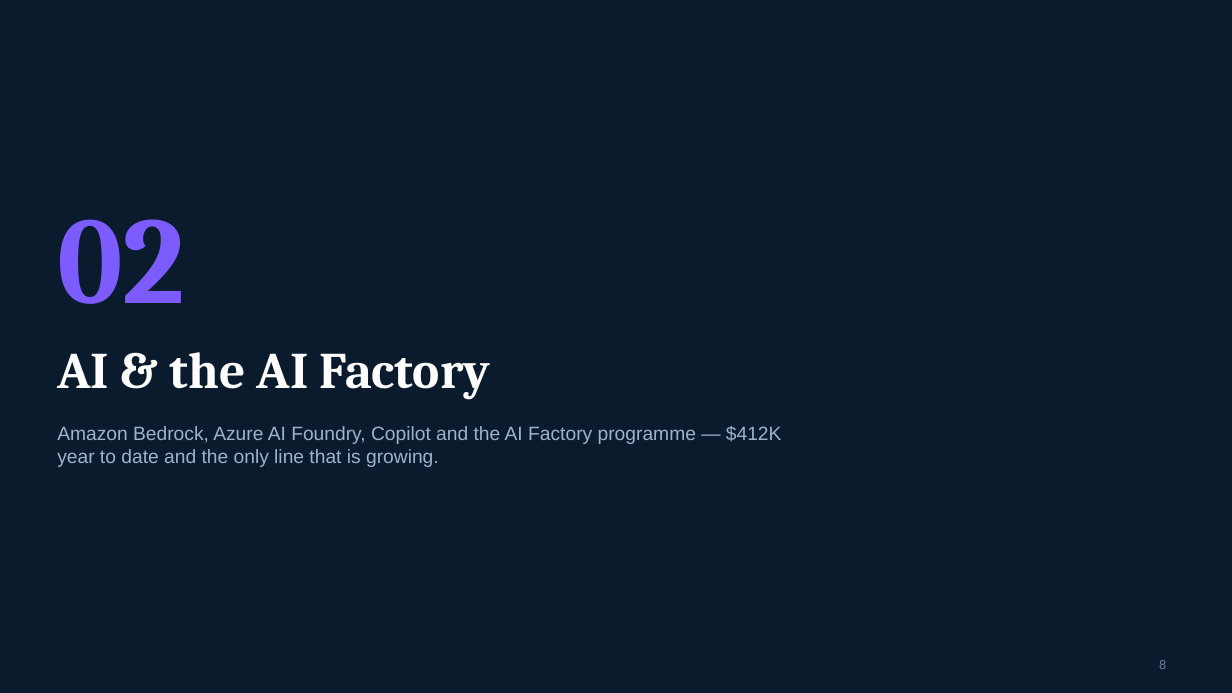
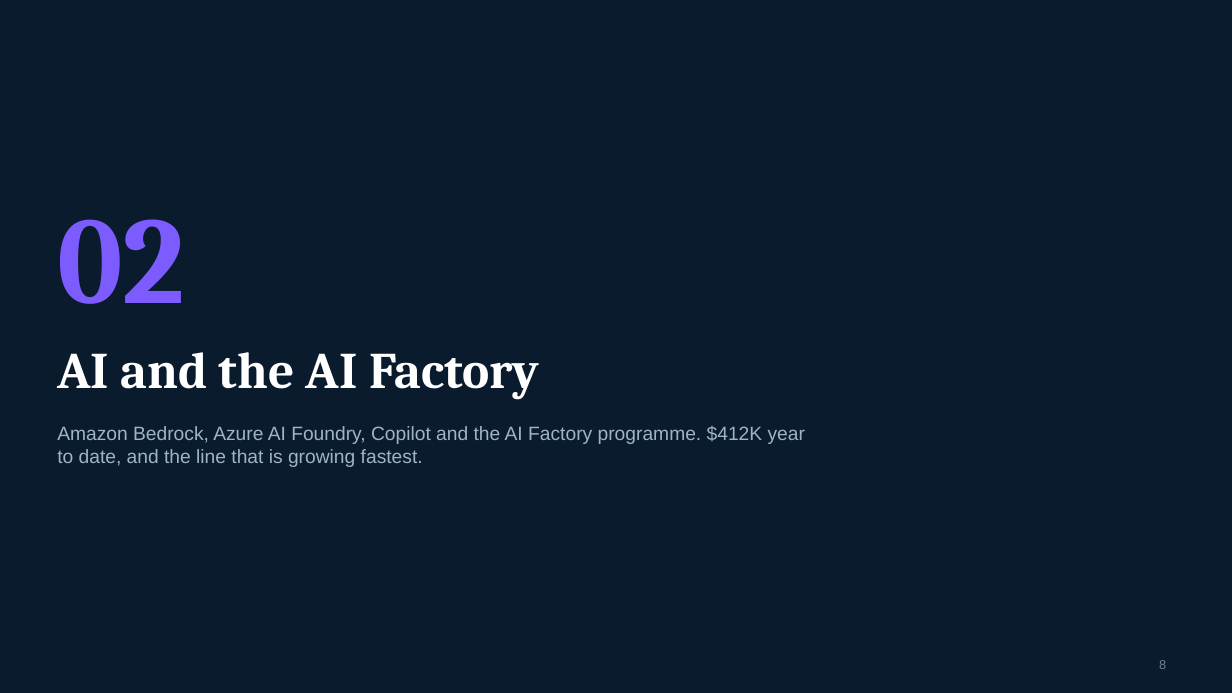
Before and after one commit to arielga5-code/Finops, a slide deck: slide 8 of presentations/Cloud_FinOps_Harel_FY2026_September.pptx. Drawn at 1232x693 pixels with LibreOffice and Linux fonts; fonts in the diff are those of the drawing; background and template pictures are left out. Boxes give left, top, right and bottom in pixels: in the first picture for what was removed or moved away, otherwise in the second. Text is boxed around its words. In the diff, an @@ line names an element or a change of style, - is before the commit and + after.

```diff
--- a/presentations/Cloud_FinOps_Harel_FY2026_September.pptx
+++ b/presentations/Cloud_FinOps_Harel_FY2026_September.pptx
@@ text at <box>57,352,539,399</box>: text changed @@
-AI & the AI Factory
+AI and the AI Factory
@@ text at <box>57,426,805,467</box>: text changed @@
-Amazon Bedrock, Azure AI Foundry, Copilot and the AI Factory programme — $412K year to date and the only line that is growing.
+Amazon Bedrock, Azure AI Foundry, Copilot and the AI Factory programme. $412K year to date, and the line that is growing fastest.
```
Also in this commit, not shown: 38 other slides changed, 2 slides removed, 15 other files.
